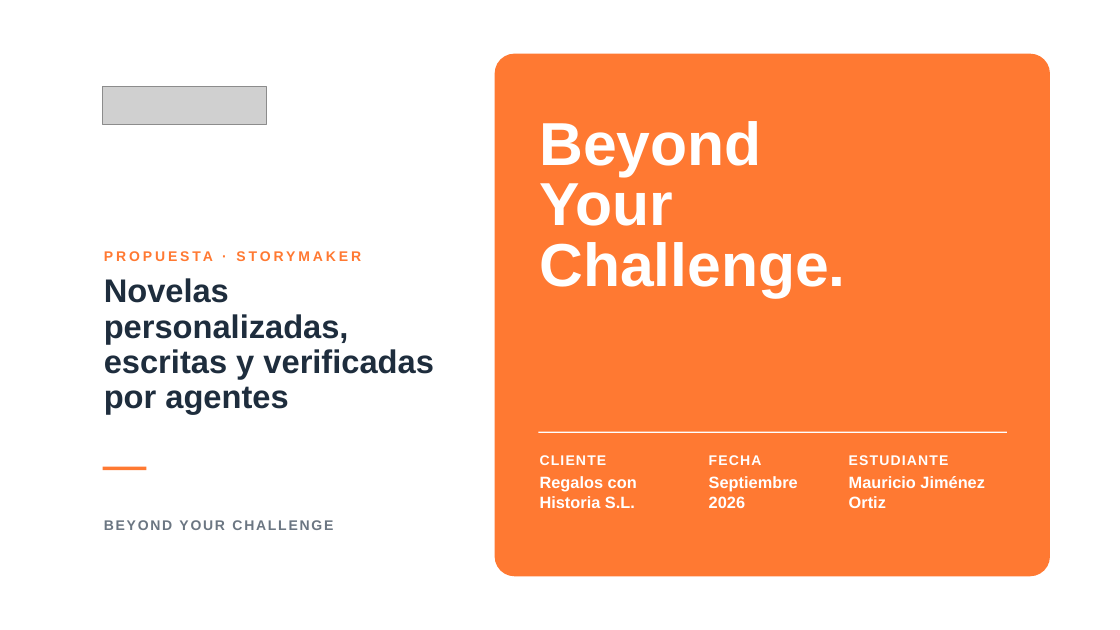
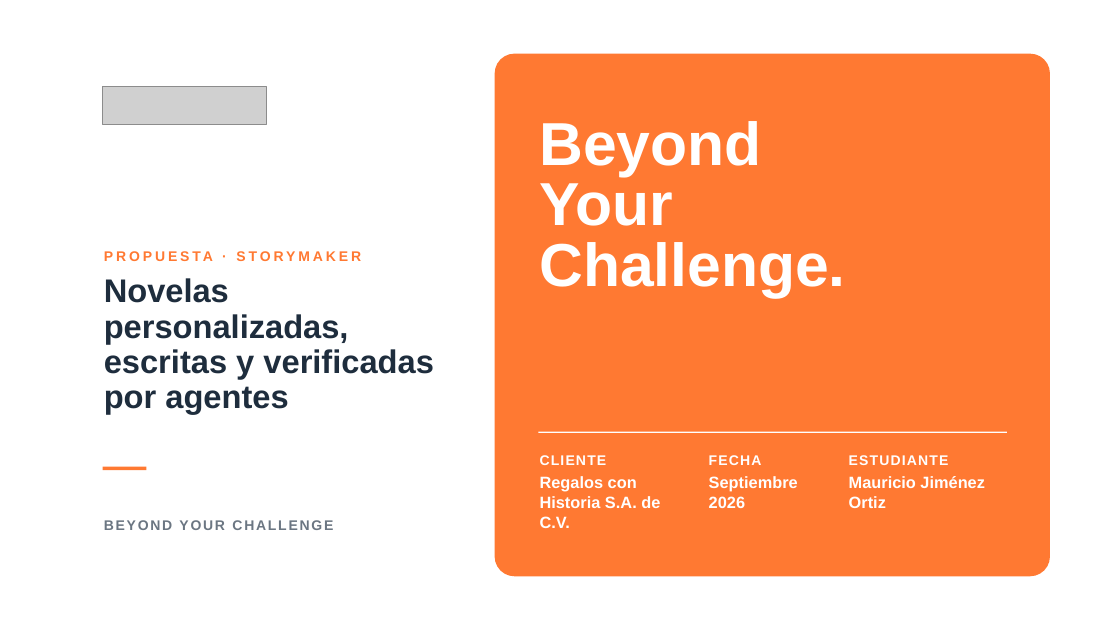
Before and after one commit to maujimenez4/ciberpunk-storymaker, a slide deck: slide 1 of presentacion/storymaker-deck.pptx. Drawn at 1120x630 pixels with LibreOffice and Linux fonts; fonts in the diff are those of the drawing; grey boxes stand for pictures. Boxes give left, top, right and bottom in pixels: in the first picture for what was removed or moved away, otherwise in the second. Text is boxed around its words. In the diff, an @@ line names an element or a change of style, - is before the commit and + after.

```diff
--- a/presentacion/storymaker-deck.pptx
+++ b/presentacion/storymaker-deck.pptx
@@ text at bbox=[540, 476, 660, 528]: text changed @@
-Regalos con Historia S.L.
+Regalos con Historia S.A. de C.V.
```
Also in this commit, not shown: 3 other slides changed, 2 slides added, 1 slide removed, 2 other files.
